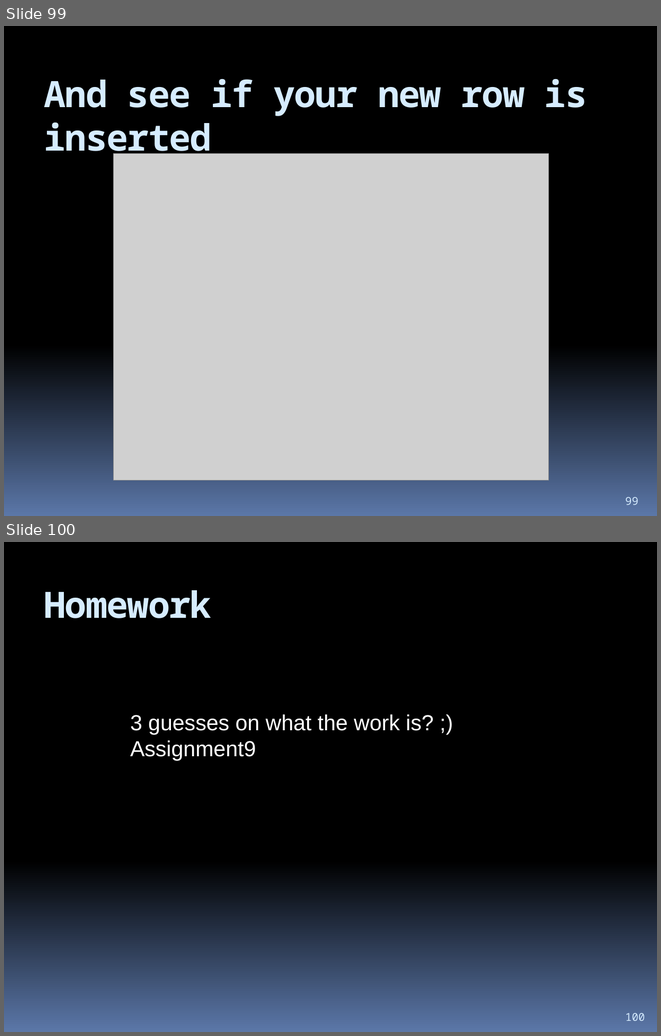
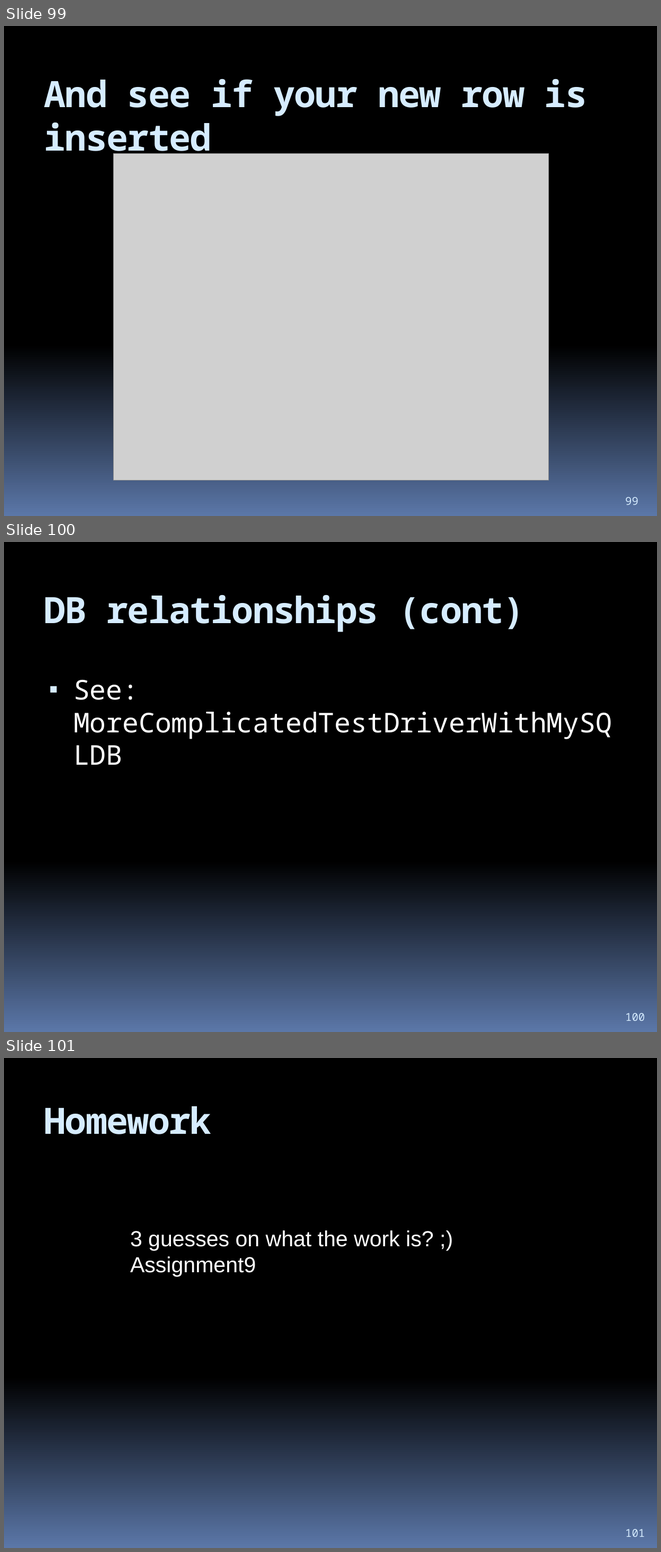
Before and after one commit to hchan/comp2613, a slide deck: coursePresentation.pptx. Shown one above the other, each under a label of ours: slides 99 and 100 before the commit, slides 99, 100 and 101 after it. The pictures are 661x1036 and 661x1552 pixels, drawn with LibreOffice and Linux fonts; fonts in the diff are those of the drawing; grey boxes stand for pictures. Boxes give left, top, right and bottom in pixels: in the first picture for what was removed or moved away, otherwise in the second. Text is boxed around its words. In the diff, an @@ line names an element or a change of style, - is before the commit and + after.

```diff
--- a/coursePresentation.pptx
+++ b/coursePresentation.pptx
@@ slide 100 added at (4,542,657,1032), background gradient #000000 to #5B77A8 @@
@@ title added at (44,595,524,632), 40 pt, text #D6ECFF, bold @@
+DB relationships (cont)
@@ text added at (73,680,139,700), 30 pt, text #FFFFFF @@
+▪ See: MoreComplicatedTestDriverWithMySQLDB
@@ page number added at (625,1013,645,1021), 12 pt, text #D6ECFF @@
+100
@@ what was slide 100 is now slide 101 @@
@@ page number at (625,1529,645,1537): text changed @@
-100
+101
```
